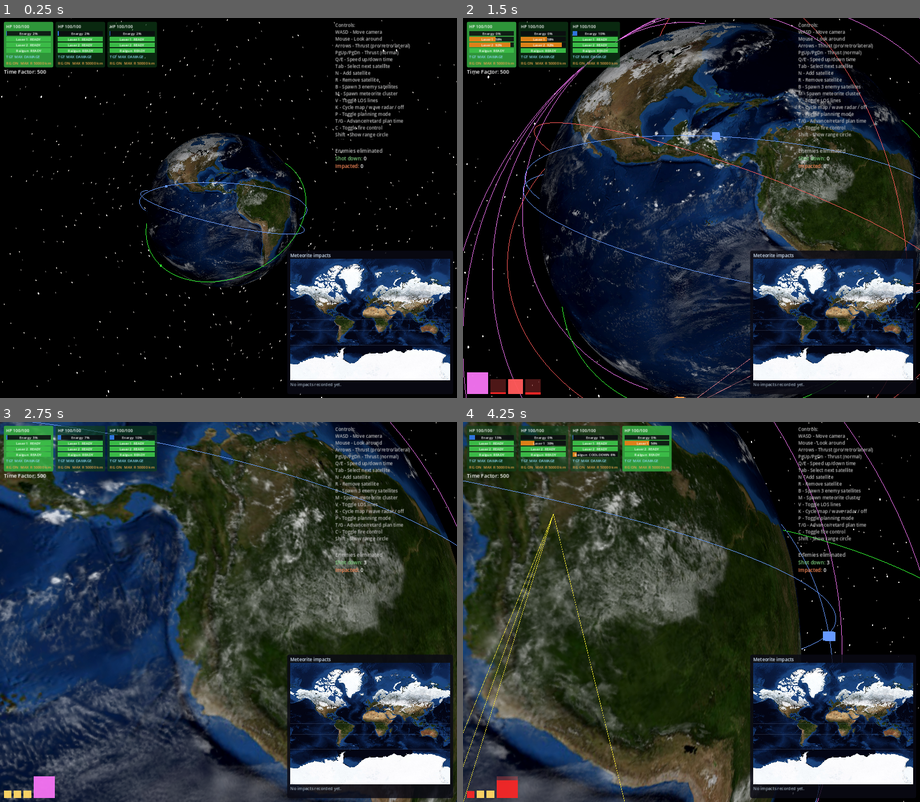
Above: before the commit, frames 1-4 (two rows, left to right).
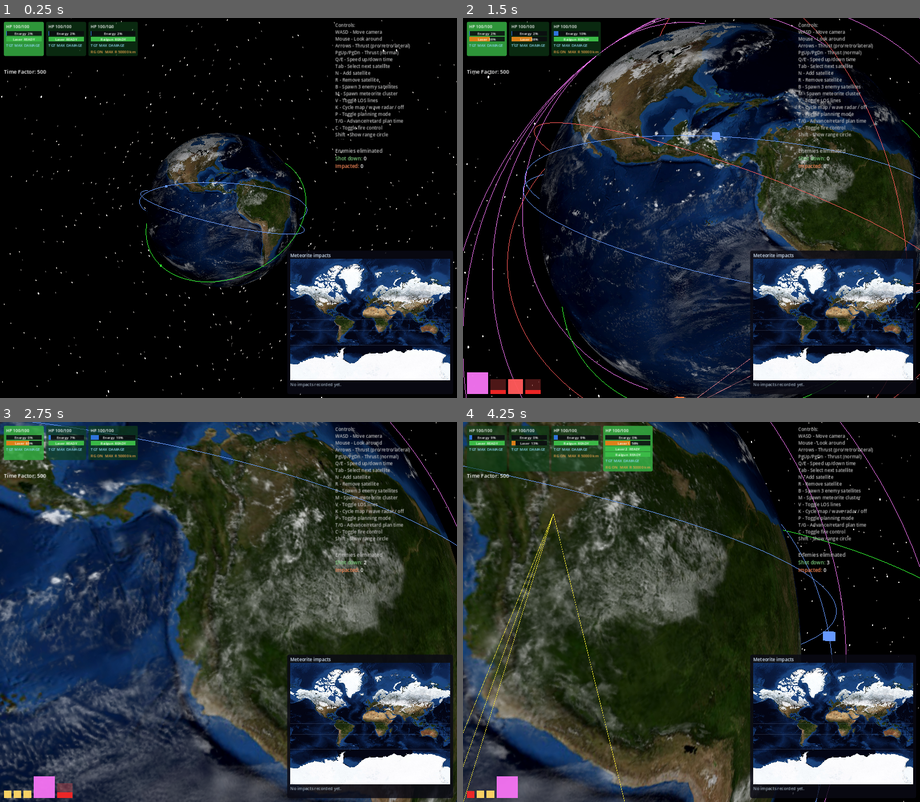
Above: after the commit, the same moments.

Repository: mellenburg/game
Game: Godot game, scene res://scenes/main.tscn
Two runs of this game, one before a commit and one after it. Both use one fixed random seed, a clock stepped at 60 frames per second and the inputs below.
Inputs (mouse positions are in pixels of both pictures, inside the frame that each line leads up to):
- Up to frame 1 (0.25 s): no input
- Up to frame 2 (1.5 s): tap Enter at 0.5 s; move the mouse to (714, 208) at 0.52 s; hold W (move_forward) from 0.53 s (still down); tap J (add_decaying_enemy) at 0.6 s; move the mouse to (668, 208) at 1.27 s; tap B (add_enemies) at 1.35 s
- Up to frame 3 (2.75 s): keep holding W (move_forward); move the mouse to (237, 604) at 2.02 s; tap M (add_meteorites) at 2.1 s
- Up to frame 4 (4.25 s): keep holding W (move_forward); move the mouse to (686, 619) at 2.77 s; tap N (add_satellite) at 2.85 s; move the mouse to (723, 615) at 3.52 s; hold T (planning_advance) from 3.53 s (still down)

The runs differ from the first frame. In frame 1, 2.6% of the frame differs, in the area x 0-35%, y 0-14%; in frame 2, 2.7%; in frame 3, 2.8%; in frame 4, 3.5%, in the area x 0-100%, y 0-100%.

Commit message:
Differentiate starting fleet loadouts: lasers x2, railgun x1
The starting fleet's three player satellites now spawn with distinct
weapon loadouts: slots 0 and 1 carry a single laser apiece, slot 2
carries a single railgun. Forces the player to think about which
ship to position for kinetic vs continuous-beam engagements rather
than treating units as identical "two laser + one railgun" hulls.

Replaces the default loadout from Satellite._init at spawn time —
the dropped weapon instances are RefCounted and freed when the array
is reassigned, so no leak. add_satellite() (the in-flight 'N' spawn)
still produces the full default loadout; the differentiation only
applies to the seed fleet for now.

https://claude.ai/code/session_01MBXNB4GeySGXiJ1g5mu4YJ

Diff:
--- a/godot/scripts/spawn_director.gd
+++ b/godot/scripts/spawn_director.gd
@@ -13,6 +13,9 @@
 const EarthOrbit = preload("res://scripts/earth_orbit.gd")
 const MeteoriteWave = preload("res://scripts/meteorite_wave.gd")
 const ThreatAlert = preload("res://scripts/threat_alert.gd")
+const Weapon = preload("res://scripts/weapons/weapon.gd")
+const LaserWeapon = preload("res://scripts/weapons/laser_weapon.gd")
+const RailgunWeapon = preload("res://scripts/weapons/railgun_weapon.gd")
 
 const ENEMIES_PER_SPAWN: int = 3
 const ENEMY_ALT_MIN_KM: float = 600.0
@@ -118,6 +121,14 @@
 # true anomalies separated by a random gap so the formation fans out.
 # Selection is left to the caller so the standard "select index 0"
 # pattern in EarthSystem._ready stays in one place.
+#
+# Loadout is differentiated per slot so the player has to think about
+# fleet composition rather than treating ships as identical: the first
+# two carry a single laser apiece (continuous-fire, no orbital cost),
+# the third carries a single railgun (impulse, recoil-shifts-orbit).
+# Replaces Satellite._init's default [Laser, Laser, Railgun] mix on
+# the spawned units; the freshly-allocated weapon instances dropped
+# here are RefCounted and freed when the array is reassigned.
 func spawn_starting_fleet() -> void:
 	var inc_max := deg_to_rad(STARTING_SAT_INC_MAX_DEG)
 	var gap_min := deg_to_rad(STARTING_SAT_NU_GAP_MIN_DEG)
@@ -131,9 +142,20 @@
 			_rng.randf_range(0.0, TAU),
 			nu,
 		)
+		sat.weapons = _starting_loadout_for(i)
 		_satellite_container.add_child(sat)
 		_satellites.append(sat)
 		nu = fposmod(nu + _rng.randf_range(gap_min, gap_max), TAU)
+
+
+# Per-slot weapon loadout for the starting fleet. Slots 0 and 1 get a
+# laser, slot 2 gets a railgun. Returning a fresh array per call so
+# every ship gets independent weapon instances (cooldown / heat state
+# is per-weapon, not shared).
+func _starting_loadout_for(index: int) -> Array[Weapon]:
+	if index >= 2:
+		return [RailgunWeapon.new()] as Array[Weapon]
+	return [LaserWeapon.new()] as Array[Weapon]
 
 
 # Spawn a fixed batch of unarmed enemies in random circular orbits.
